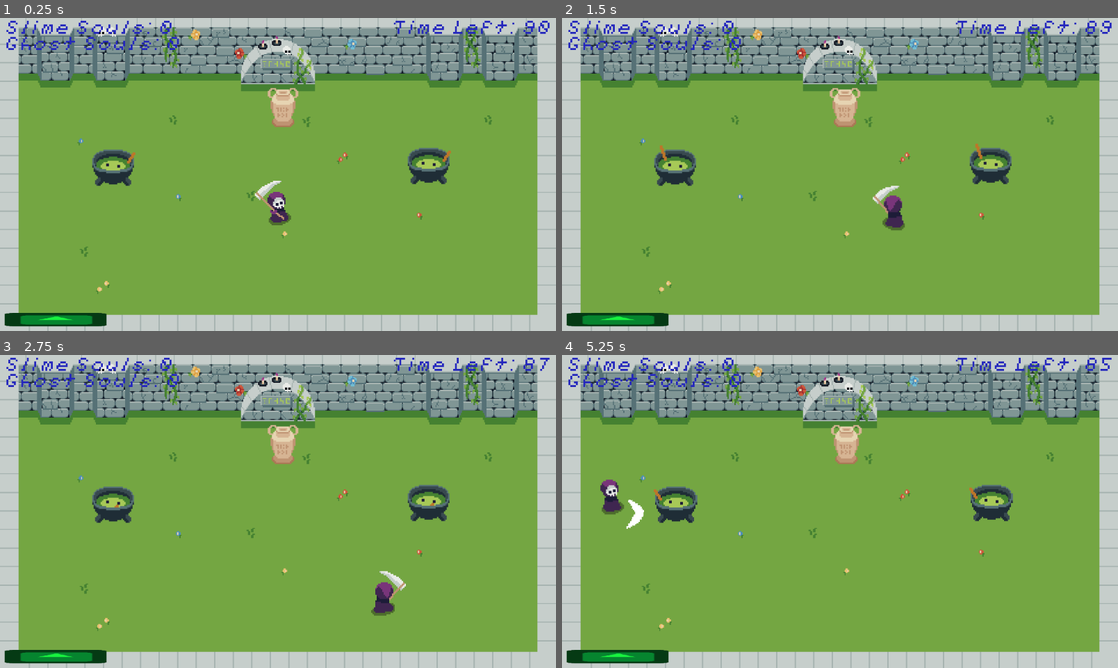
Above: before the commit, frames 1-4 (two rows, left to right).
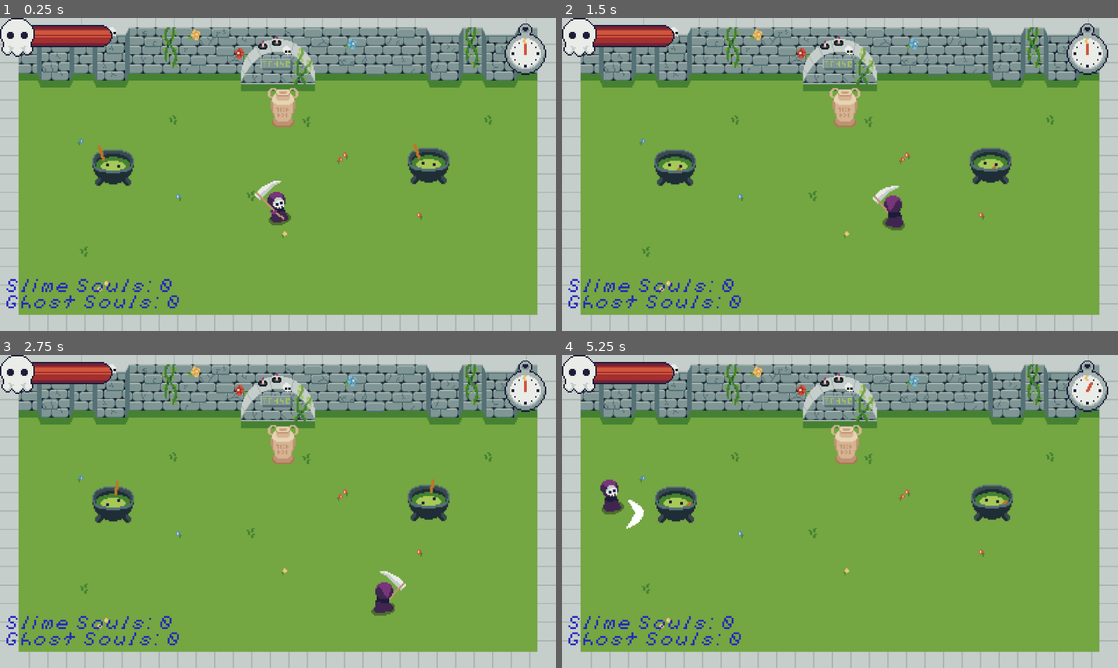
Above: after the commit, the same moments.

Repository: rakthalekk/soul-sellers
Game: Godot game, scene res://src/Main.tscn
The game is run twice, just before and just after one commit, with the same random seed, the same clock (stepped at 60 frames per second) and the same inputs. The engine's default icon, where the game draws it, is replaced by a stand-in: a white triangle on a blue panel in a dark square.
Inputs (mouse positions are in pixels of both pictures, inside the frame that each line leads up to):
- Up to frame 1 (0.25 s): no input
- Up to frame 2 (1.5 s): move the mouse to (962, 158) at 0.52 s; hold D (move_right) 0.53-1.28 s; click (962, 158) at 0.6 s; move the mouse to (728, 190) at 1.27 s; hold S (move_backward) from 1.28 s (still down); right-click (728, 190) at 1.35 s
- Up to frame 3 (2.75 s): move the mouse to (333, 442) at 2.02 s; release S (move_backward) at 2.03 s; hold D (move_right) from 2.03 s (still down); click (333, 442) at 2.1 s
- Up to frame 4 (5.25 s): move the mouse to (812, 574) at 2.77 s; release D (move_right) at 2.78 s; hold W (move_forward) 2.78-3.53 s; right-click (812, 574) at 2.85 s; move the mouse to (1006, 558) at 3.52 s; hold A (move_left) 3.53-5.03 s; click (1006, 558) at 3.6 s; move the mouse to (673, 464) at 4.27 s; right-click (673, 464) at 4.35 s; move the mouse to (867, 511) at 5.02 s; hold S (move_backward) from 5.03 s (still down); click (867, 511) at 5.1 s

The runs differ from the first frame. In frame 1, 4.7% of the frame differs, in the area x 0-99%, y 0-99%; in frame 2, 4.6%; in frame 3, 4.6%; in frame 4, 4.7%.

Commit message:
night mode

Diff:
--- a/Soul Sellers/src/GameUI.gd
+++ b/Soul Sellers/src/GameUI.gd
@@ -13,10 +13,13 @@
 
 
 func _process(delta):
-	$Z/TimeLeft.text = "Time Left: " + str(round($GameTimer.time_left))
 	if $GameTimer.time_left < next_increment:
 		next_increment -= 10
 		emit_signal("increase_spawn_rate")
+
+
+func enter_night():
+	get_parent().tint()
 
 
 func _on_Repear_update_health(percent):
@@ -25,7 +28,3 @@
 
 func _on_Repear_update_souls():
 	$Z/Souls.text = "Slime Souls: " + str(player.slime_souls) + "\nGhost Souls: " + str(player.ghost_souls)
-
-
-func _on_GameTimer_timeout():
-	emit_signal("end_round")
--- a/Soul Sellers/src/GameUI.tscn
+++ b/Soul Sellers/src/GameUI.tscn
@@ -1,12 +1,61 @@
-[gd_scene load_steps=5 format=2]
+[gd_scene load_steps=10 format=2]
 
-[ext_resource path="res://icon.png" type="Texture" id=1]
+[ext_resource path="res://Assets/Health Bar (empty).png" type="Texture" id=1]
 [ext_resource path="res://src/GameUI.gd" type="Script" id=2]
 [ext_resource path="res://Afterlife Crisis Ver2.ttf" type="DynamicFontData" id=3]
+[ext_resource path="res://Assets/Health Bar (skull).png" type="Texture" id=4]
+[ext_resource path="res://Assets/Health Bar (full).png" type="Texture" id=5]
+[ext_resource path="res://Assets/Stopwatch.png" type="Texture" id=6]
 
 [sub_resource type="DynamicFont" id=1]
 size = 32
 font_data = ExtResource( 3 )
+
+[sub_resource type="Animation" id=2]
+length = 0.001
+tracks/0/type = "value"
+tracks/0/path = NodePath("Stopwatch:frame")
+tracks/0/interp = 1
+tracks/0/loop_wrap = true
+tracks/0/imported = false
+tracks/0/enabled = true
+tracks/0/keys = {
+"times": PoolRealArray( 0 ),
+"transitions": PoolRealArray( 1 ),
+"update": 0,
+"values": [ 0 ]
+}
+
+[sub_resource type="Animation" id=3]
+resource_name = "time"
+length = 60.0
+step = 5.0
+tracks/0/type = "value"
+tracks/0/path = NodePath("Stopwatch:frame")
+tracks/0/interp = 1
+tracks/0/loop_wrap = true
+tracks/0/imported = false
+tracks/0/enabled = true
+tracks/0/keys = {
+"times": PoolRealArray( 0, 5, 10, 15, 20, 25, 30, 35, 40, 45, 50, 55, 60 ),
+"transitions": PoolRealArray( 1, 1, 1, 1, 1, 1, 1, 1, 1, 1, 1, 1, 1 ),
+"update": 1,
+"values": [ 0, 1, 2, 3, 4, 5, 6, 7, 8, 9, 10, 11, 0 ]
+}
+tracks/1/type = "method"
+tracks/1/path = NodePath("..")
+tracks/1/interp = 1
+tracks/1/loop_wrap = true
+tracks/1/imported = false
+tracks/1/enabled = true
+tracks/1/keys = {
+"times": PoolRealArray( 60 ),
+"transitions": PoolRealArray( 1 ),
+"values": [ {
+"args": [  ],
+"method": "enter_night"
+} ]
+}
 
 [node name="GameUI" type="Control"]
 anchor_right = 1.0
@@ -16,44 +65,36 @@
 [node name="Z" type="CanvasLayer" parent="."]
 
 [node name="Souls" type="Label" parent="Z"]
+anchor_top = 1.0
+anchor_bottom = 1.0
 margin_left = 10.0
-margin_top = 10.0
-margin_right = 200.0
-margin_bottom = 100.0
+margin_top = -108.0
+margin_right = 438.0
 custom_colors/font_color = Color( 0.145098, 0.156863, 0.745098, 1 )
 custom_fonts/font = SubResource( 1 )
 text = "Slime souls: 000"
 
-[node name="TimeLeft" type="Label" parent="Z"]
-anchor_left = 1.0
-anchor_right = 1.0
-margin_left = -385.0
-margin_top = 10.0
-margin_right = -10.0
-margin_bottom = 60.0
-custom_colors/font_color = Color( 0.145098, 0.156863, 0.745098, 1 )
-custom_fonts/font = SubResource( 1 )
-text = "Time Left: "
-align = 2
-
 [node name="Health" type="TextureProgress" parent="Z"]
-anchor_top = 1.0
-anchor_bottom = 1.0
-margin_left = 10.0
-margin_top = -39.0
-margin_right = 230.0
-margin_bottom = -10.0
+margin_right = 83.0
+margin_bottom = 28.0
+rect_scale = Vector2( 3, 3 )
 value = 50.0
 texture_under = ExtResource( 1 )
-texture_progress = ExtResource( 1 )
-tint_under = Color( 0.301961, 0.380392, 0.341176, 1 )
-tint_over = Color( 1, 1, 1, 0 )
-tint_progress = Color( 0.0980392, 0.952941, 0.25098, 1 )
-nine_patch_stretch = true
+texture_over = ExtResource( 4 )
+texture_progress = ExtResource( 5 )
+
+[node name="Stopwatch" type="Sprite" parent="Z"]
+position = Vector2( 1134, 67 )
+scale = Vector2( 3, 3 )
+texture = ExtResource( 6 )
+hframes = 12
+
+[node name="AnimationPlayer" type="AnimationPlayer" parent="Z"]
+autoplay = "time"
+anims/RESET = SubResource( 2 )
+anims/time = SubResource( 3 )
 
 [node name="GameTimer" type="Timer" parent="."]
-wait_time = 90.0
+wait_time = 60.0
 one_shot = true
 autostart = true
-
-[connection signal="timeout" from="GameTimer" to="." method="_on_GameTimer_timeout"]
--- a/Soul Sellers/src/Ghost.gd
+++ b/Soul Sellers/src/Ghost.gd
@@ -16,7 +16,7 @@
 
 func _process(delta):
 	if !knockback:
-		var dist = player.global_position - global_position
+		var dist = player.global_pdddddosition - global_position
 		if dist.length() > 250:
 			direction = dist.normalized()
 		elif dist.length() < 150:
--- a/Soul Sellers/src/GhostSpawner.gd
+++ b/Soul Sellers/src/GhostSpawner.gd
@@ -3,6 +3,7 @@
 const GHOST = preload("res://src/Ghost.tscn")
 
 var spawn_rate = 5.0
+var maxspawn = false
 
 var rng = RandomNumberGenerator.new()
 
@@ -15,11 +16,18 @@
 		spawn_rate -= 0.5
 
 
+func max_spawn_rate():
+	 maxspawn = true
+
+
 func spawn():
 	var ghost = GHOST.instance()
 	ghost.global_position = global_position
 	get_parent().add_child(ghost)
-	$SpawnRate.start(rng.randf_range(spawn_rate - 1, spawn_rate + 3))
+	if !maxspawn:
+		$SpawnRate.start(rng.randf_range(spawn_rate - 1, spawn_rate + 3))
+	else:
+		$SpawnRate.start(1)
 
 
 func _on_SpawnRate_timeout():
--- a/Soul Sellers/src/GhostSpawner.tscn
+++ b/Soul Sellers/src/GhostSpawner.tscn
@@ -48,7 +48,7 @@
 "values": [ Vector2( 0, 0 ), Vector2( -5, 0 ), Vector2( 5, 0 ), Vector2( 0, 0 ) ]
 }
 
-[node name="GhostSpawner" type="Node2D"]
+[node name="GhostSpawner" type="Node2D" groups=["spawner"]]
 script = ExtResource( 2 )
 
 [node name="Sprite" type="Sprite" parent="."]
--- a/Soul Sellers/src/Main.gd
+++ b/Soul Sellers/src/Main.gd
@@ -15,3 +15,12 @@
 func change_to_shop():
 	get_tree().paused = false
 	get_tree().change_scene("res://src/Shop.tscn")
+
+
+func tint():
+	$CanvasModulate/AnimationPlayer.play("tint")
+
+
+func increase_spawn_rates():
+	for spawner in get_tree().get_nodes_in_group("spawner"):
+		spawner.max_spawn_rate()
--- a/Soul Sellers/src/Main.tscn
+++ b/Soul Sellers/src/Main.tscn
@@ -1,12 +1,81 @@
-[gd_scene load_steps=13 format=2]
+[gd_scene load_steps=15 format=2]
 
 [ext_resource path="res://src/Repear.tscn" type="PackedScene" id=1]
 [ext_resource path="res://src/GameUI.tscn" type="PackedScene" id=2]
 [ext_resource path="res://src/SlimeSpawner.tscn" type="PackedScene" id=3]
 [ext_resource path="res://src/Main.gd" type="Script" id=4]
 [ext_resource path="res://Assets/Arena.png" type="Texture" id=5]
-[ext_resource path="res://Sound/goodybag_full_of_souls_what_a_wonderful_day.ogg" type="AudioStream" id=6]
+[ext_resource path="res://Sound/BeepBox-Song.mp3" type="AudioStream" id=6]
 [ext_resource path="res://src/GhostSpawner.tscn" type="PackedScene" id=7]
+
+[sub_resource type="Animation" id=6]
+length = 0.001
+tracks/0/type = "value"
+tracks/0/path = NodePath("CanvasModulate:color")
+tracks/0/interp = 1
+tracks/0/loop_wrap = true
+tracks/0/imported = false
+tracks/0/enabled = true
+tracks/0/keys = {
+"times": PoolRealArray( 0 ),
+"transitions": PoolRealArray( 1 ),
+"update": 0,
+"values": [ Color( 1, 1, 1, 1 ) ]
+}
+tracks/1/type = "value"
+tracks/1/path = NodePath("CanvasModulate:visible")
+tracks/1/interp = 1
+tracks/1/loop_wrap = true
+tracks/1/imported = false
+tracks/1/enabled = true
+tracks/1/keys = {
+"times": PoolRealArray( 0 ),
+"transitions": PoolRealArray( 1 ),
+"update": 0,
+"values": [ false ]
+}
+
+[sub_resource type="Animation" id=7]
+resource_name = "tint"
+length = 12.6
+tracks/0/type = "value"
+tracks/0/path = NodePath("CanvasModulate:color")
+tracks/0/interp = 1
+tracks/0/loop_wrap = true
+tracks/0/imported = false
+tracks/0/enabled = true
+tracks/0/keys = {
+"times": PoolRealArray( 0, 12.6 ),
+"transitions": PoolRealArray( 1, 1 ),
+"update": 0,
+"values": [ Color( 1, 1, 1, 1 ), Color( 0.505882, 0.388235, 0.87451, 1 ) ]
+}
+tracks/1/type = "value"
+tracks/1/path = NodePath("CanvasModulate:visible")
+tracks/1/interp = 1
+tracks/1/loop_wrap = true
+tracks/1/imported = false
+tracks/1/enabled = true
+tracks/1/keys = {
+"times": PoolRealArray( 0 ),
+"transitions": PoolRealArray( 1 ),
+"update": 1,
+"values": [ true ]
+}
+tracks/2/type = "method"
+tracks/2/path = NodePath(".")
+tracks/2/interp = 1
+tracks/2/loop_wrap = true
+tracks/2/imported = false
+tracks/2/enabled = true
+tracks/2/keys = {
+"times": PoolRealArray( 12.6 ),
+"transitions": PoolRealArray( 1 ),
+"values": [ {
+"args": [  ],
+"method": "increase_spawn_rates"
+} ]
+}
 
 [sub_resource type="RectangleShape2D" id=1]
 extents = Vector2( 560, 71 )
@@ -64,6 +133,14 @@
 
 [node name="Main" type="Node2D"]
 script = ExtResource( 4 )
+
+[node name="CanvasModulate" type="CanvasModulate" parent="."]
+visible = false
+
+[node name="AnimationPlayer" type="AnimationPlayer" parent="CanvasModulate"]
+root_node = NodePath("../..")
+anims/RESET = SubResource( 6 )
+anims/tint = SubResource( 7 )
 
 [node name="GameUI" parent="." instance=ExtResource( 2 )]
 
--- a/Soul Sellers/src/SlimeSpawner.gd
+++ b/Soul Sellers/src/SlimeSpawner.gd
@@ -3,6 +3,7 @@
 const SLIME = preload("res://src/Slime.tscn")
 
 var spawn_rate = 5.0
+var maxspawn = false
 
 var rng = RandomNumberGenerator.new()
 
@@ -15,11 +16,18 @@
 		spawn_rate -= 0.5
 
 
+func max_spawn_rate():
+	maxspawn = true
+
+
 func spawn():
 	var slime = SLIME.instance()
 	slime.global_position = global_position
 	get_parent().add_child(slime)
-	$SpawnRate.start(rng.randf_range(spawn_rate - 1, spawn_rate + 3))
+	if !maxspawn:
+		$SpawnRate.start(rng.randf_range(spawn_rate - 1, spawn_rate + 3))
+	else:
+		$SpawnRate.start(1)
 
 
 func _on_SpawnRate_timeout():
--- a/Soul Sellers/src/SlimeSpawner.tscn
+++ b/Soul Sellers/src/SlimeSpawner.tscn
@@ -87,7 +87,7 @@
 [node name="AnimatedSprite" type="AnimatedSprite" parent="."]
 scale = Vector2( 3, 3 )
 frames = SubResource( 11 )
-frame = 3
+frame = 9
 playing = true
 
 [node name="SpawnRate" type="Timer" parent="."]
Not shown, added: Soul Sellers/Assets/Health Bar (empty).png.import
Not shown, added: Soul Sellers/Assets/Health Bar (full).png.import
Not shown, added: Soul Sellers/Assets/Health Bar (skull).png.import
Not shown, added: Soul Sellers/Assets/Health Bar.png.import
Not shown, added: Soul Sellers/Assets/Stopwatch.png.import
Not shown, added: Soul Sellers/Sound/BeepBox-Song.mp3.import
Not shown, added: Soul Sellers/Sound/BeepBox-Song.mp3
